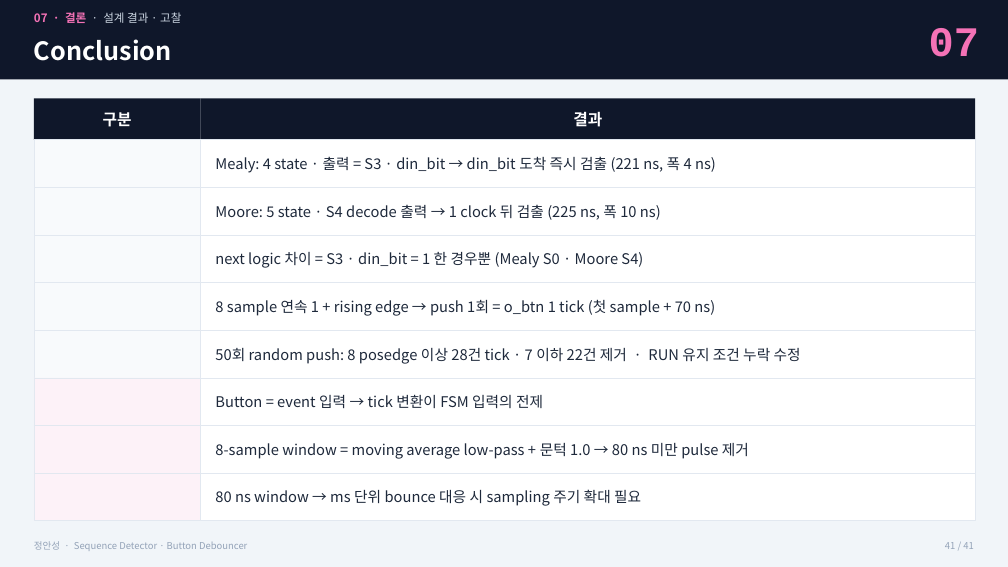
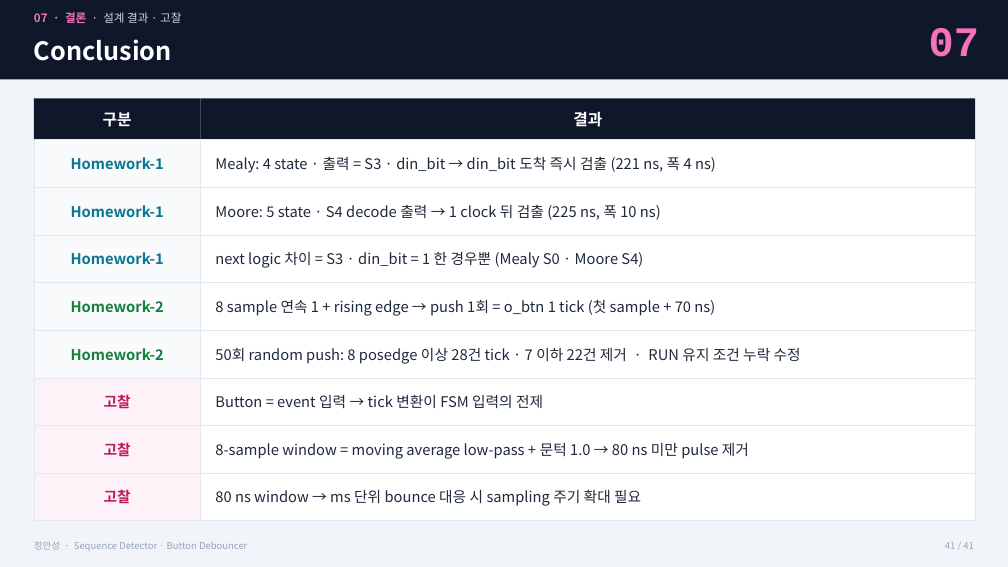
Before and after one commit to kimsacademy1234-max/System_Verilog, a slide deck: slide 34 of homework/1012_debouncer_project/Debouncer_FSM_정안성.pptx. Drawn at 1008x567 pixels with LibreOffice and Linux fonts; fonts in the diff are those of the drawing. Boxes give left, top, right and bottom in pixels: in the first picture for what was removed or moved away, otherwise in the second. Text is boxed around its words. In the diff, an @@ line names an element or a change of style, - is before the commit and + after.

```diff
--- a/homework/1012_debouncer_project/Debouncer_FSM_정안성.pptx
+++ b/homework/1012_debouncer_project/Debouncer_FSM_정안성.pptx
@@ text added at bbox=[71, 157, 164, 169], 14 pt, text #0E7490, bold @@
+Homework-1
@@ text added at bbox=[71, 205, 164, 217], 14 pt, text #0E7490, bold @@
+Homework-1
@@ text added at bbox=[71, 252, 164, 264], 14 pt, text #0E7490, bold @@
+Homework-1
@@ text added at bbox=[71, 300, 164, 312], 14 pt, text #15803D, bold @@
+Homework-2
@@ text added at bbox=[71, 348, 164, 360], 14 pt, text #15803D, bold @@
+Homework-2
@@ text added at bbox=[104, 394, 131, 409], 14 pt, text #BE185D, bold @@
+고찰
@@ text added at bbox=[104, 442, 131, 457], 14 pt, text #BE185D, bold @@
+고찰
@@ text added at bbox=[104, 489, 131, 504], 14 pt, text #BE185D, bold @@
+고찰
```
Also in this commit, not shown: 6 other files.
